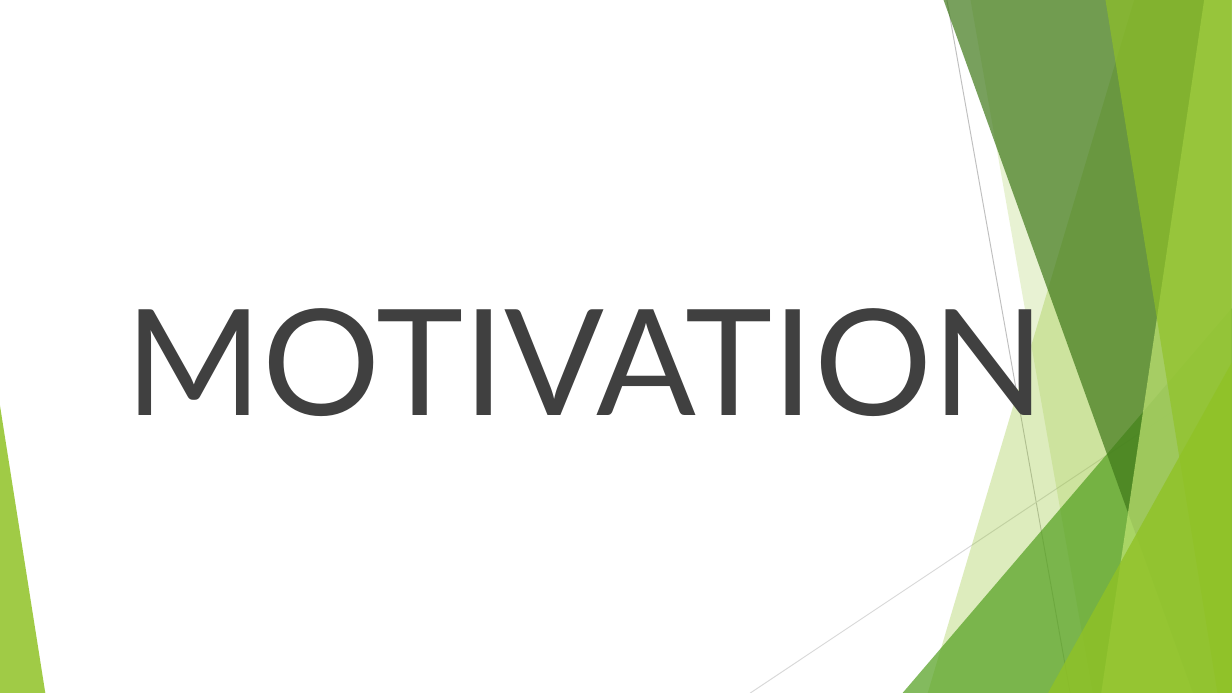
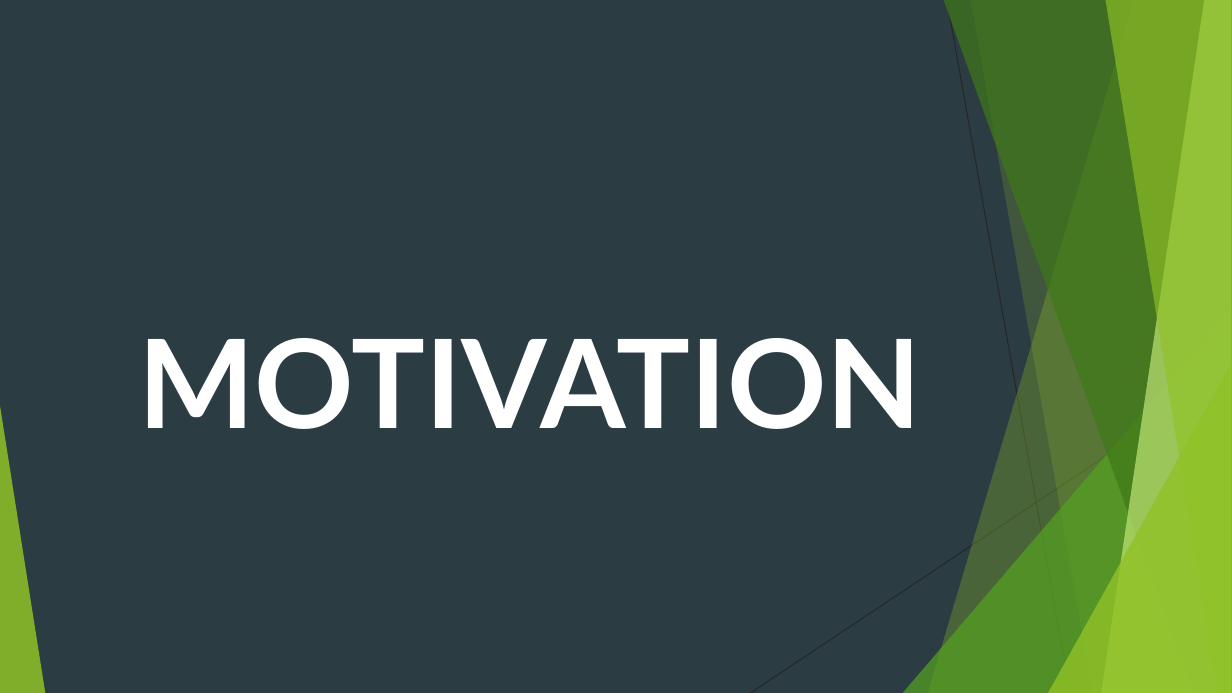
Before and after one commit to idanshal/sb-todo-app-tdp, a slide deck: slide 4 of course_data/presentations/practical_spring_boot_for_tdp.pptx. Drawn at 1232x693 pixels with LibreOffice and Linux fonts; fonts in the diff are those of the drawing. Boxes give left, top, right and bottom in pixels: in the first picture for what was removed or moved away, otherwise in the second. Text is boxed around its words. In the diff, an @@ line names an element or a change of style, - is before the commit and + after.

```diff
--- a/course_data/presentations/practical_spring_boot_for_tdp.pptx
+++ b/course_data/presentations/practical_spring_boot_for_tdp.pptx
@@ background #FFFFFF to #2C3C43 @@
@@ line (947, 0) - (1070, 693): stroke #BFBFBF 0.75 pt to #262626 0.75 pt @@
@@ text "MOTIVATION": place and size @@
-text "MOTIVATION" at (126, 287, 1045, 442)
+text "MOTIVATION" at (138, 338, 921, 429)
@@ text "MOTIVATION" at (138, 338, 921, 429): size 115 to 96 pt, text colour #404040 to #FFFFFF, bold on; alignment centre to left @@
@@ line (1232, 372) - (750, 693): stroke #D9D9D9 0.75 pt to #262626 0.75 pt @@
```
Also in this commit, not shown: 12 other slides changed, 1 slide removed.
